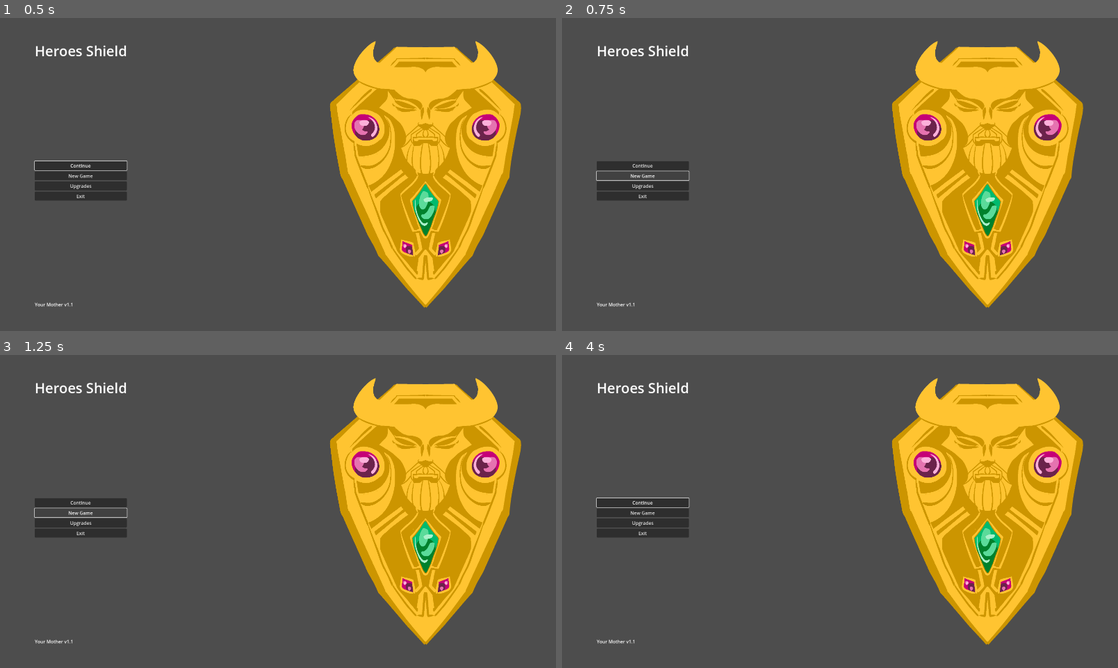
Above: before the commit, frames 1-4 (two rows, left to right).
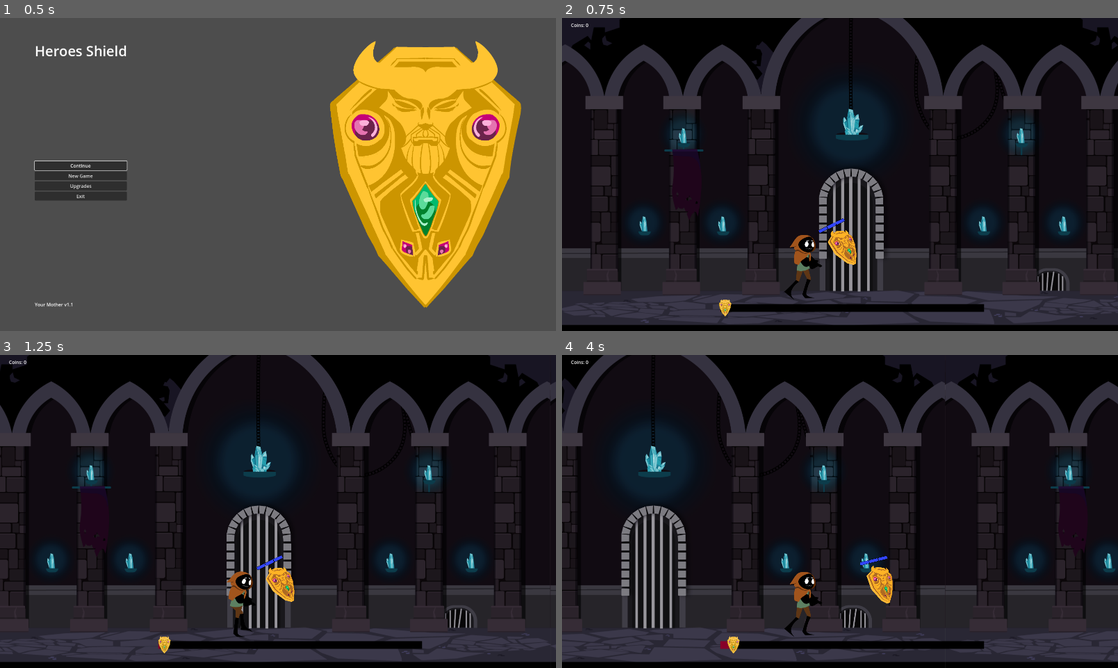
Above: after the commit, the same moments.

Repository: Cookie-Tin-Studios/Heroes-Shield
Game: Godot game, scene res://scenes/menu/main_menu.tscn
The game is run twice, just before and just after one commit, with the same random seed, the same clock (stepped at 60 frames per second) and the same inputs.
Inputs (mouse positions are in pixels of both pictures, inside the frame that each line leads up to):
- Up to frame 1 (0.5 s): no input
- Up to frame 2 (0.75 s): click "New Game" at 0.5 s
- Up to frame 3 (1.25 s): no input
- Up to frame 4 (4 s): click (645, 511) at 1.25 s, where only the run before the commit has a clickable "New Game"; click (645, 502) at 2 s, where only the run before the commit has a clickable "Continue"; click (645, 502) at 2.75 s, where only the run before the commit has a clickable "Continue"; move the mouse to (962, 495) at 3.52 s; hold Right (ui_right) from 3.53 s (still down); click (962, 495) at 3.6 s

Frame 1 is identical in both runs. In frame 2, 93% of the frame differs, in the area x 0-100%, y 0-100%; in frame 3, 93%; in frame 4, 93%.

Commit message:
Actually functional cool boss

Diff:
--- a/scenes/bosses/rail.tscn
+++ b/scenes/bosses/rail.tscn
@@ -3,13 +3,13 @@
 [ext_resource type="Script" path="res://scripts/rail.gd" id="1_5e4y0"]
 
 [node name="BounceHorizontal" type="StaticBody2D"]
-collision_layer = 4
-collision_mask = 4
+collision_layer = 5
+collision_mask = 5
 script = ExtResource("1_5e4y0")
 
 [node name="Line2D" type="Line2D" parent="."]
 default_color = Color(0.789549, 0.372853, 0, 1)
 
 [node name="CollisionShape2D" type="CollisionShape2D" parent="."]
-light_mask = 4
-visibility_layer = 4
+light_mask = 5
+visibility_layer = 5
--- a/scenes/main.tscn
+++ b/scenes/main.tscn
@@ -24,9 +24,6 @@
 
 [node name="Node2D" type="Node2D"]
 script = SubResource("GDScript_81rl6")
-
-[node name="boss1-part2" parent="." instance=ExtResource("7_cpj5h")]
-position = Vector2(2603, 621)
 
 [node name="Shield" parent="." instance=ExtResource("2_w3671")]
 z_index = 12
--- a/scripts/boss_1.gd
+++ b/scripts/boss_1.gd
@@ -9,6 +9,16 @@
 
 # Defines a scene to be used for the rails.
 var rail_scene = preload("res://scenes/bosses/rail.tscn")
+# Defines when we spawn each rail
+var top_rail_health: int
+var bottom_rail_health: int
+var rear_rail_health: int
+# Defines shooting stages
+var shoot_stage_1_health: int
+var shoot_stage_2_health: int
+# Controls fire rate for this scene
+var shots_until_fire = 0             # Internal counter
+@export var fire_interval = 2        # How many ticks to wait before firing again (tweak as needed)
 
 
 # Requried for modifying active animation in functions.
@@ -25,10 +35,14 @@
 	max_health = 10
 	coins_dropped = 10
 	# These variables are specific to this boss, for when to spawn the rails.
-
+	top_rail_health = 7
+	bottom_rail_health = 7
+	rear_rail_health = 3
+	# These variables are specific to this boss, for when to switch up the shooting methods.
+	shoot_stage_1_health = 7
+	shoot_stage_2_health = 5
 	# Connect the global tick signal so the bat shoots projectiles periodically.
 	global_tick.timeout.connect(_on_tick)
-	spawn_rails()
 
 func _physics_process(delta: float) -> void:
 	# This is for making the boss follow the velocity of the idiot, so it stays in a static location.
@@ -45,12 +59,35 @@
 func _on_tick() -> void:
 	# Trigger a projectile shot every time the global tick fires.
 	if health != 0:
-		shoot_projectile()
 		animated_sprite.play("idle")
+
+	shots_until_fire += 1
+
+	if shots_until_fire >= fire_interval:
+		shots_until_fire = 0  # Reset counter
+
+		# Shoot normally if health hasn't hit stage 1
+		if health > shoot_stage_1_health:
+			shoot_projectile()
+
+		# If health below stage 1 but above stage 2, run stage 1
+		if health <= shoot_stage_1_health and health > shoot_stage_2_health:
+			shoot_stage_1()
+
+		# If health equal or below stage 2, run stage 2.
+		if health <= shoot_stage_2_health:
+			shoot_stage_2()
 
 func when_hit() -> void:
 	if health != 0:
-		animated_sprite.play("on-hit")d
+		animated_sprite.play("on-hit")
+
+	if int(health) == top_rail_health:
+		spawn_top_rail()
+	if int(health) == bottom_rail_health:
+		spawn_bottom_rail()
+	if int(health) == rear_rail_health:
+		spawn_rear_rail()
 
 # Note that this overloads the parent die function. This is so that we can play the on-death animation for a second before dying.
 func die() -> void:
@@ -62,8 +99,8 @@
 	Globals.add_coins(coins_dropped) # Give the player however COINZ.
 	queue_free()  # Remove mob from the scene
 
-func spawn_rails() -> void:
-
+# Yeah, I know this is fuckin' stupid. Sue me.
+func spawn_bottom_rail() -> void:
 	# Haha bottom rail, me when the femboys are out be like
 	var bottom_rail = rail_scene.instantiate()
 	bottom_rail.start_pos = Vector2(-5000, 1000)
@@ -71,6 +108,8 @@
 	add_child(bottom_rail)
 	print("Top rail added")
 
+# Yeah, I know this is fuckin' stupid. Sue me.
+func spawn_rear_rail() -> void:
 	# Haha rear rail if you know what I mean homies
 	var rear_rail = rail_scene.instantiate()
 	rear_rail.start_pos = Vector2(-3500, 2000)
@@ -78,9 +117,51 @@
 	add_child(rear_rail)
 	print("Rear rail added")
 
+# Yeah, I know this is fuckin' stupid. Sue me.
+func spawn_top_rail() -> void:
 	# You thought the other ones were funny didn't you, you sick fuck
 	var top_rail = rail_scene.instantiate()
 	top_rail.start_pos = Vector2(-5000,-1000)
 	top_rail.end_pos = Vector2(1000, -1000)
 	add_child(top_rail)
 	print("Top rail added")
+
+# These directions are required for firing in the shoot_stage_X functions.
+var direction_nw = Vector2(-1, -1).normalized()
+var direction_sw = Vector2(-1,  1).normalized()
+var direction_w = Vector2(-1,  0).normalized()
+func shoot_stage_1() -> void:
+	# Put a lil' sauce on it. +-10 deg shoot angle for more chaos.
+	# Note that this will be re-randomized for every shot, intentionally, for extra bullshit.
+	var angle_offset = deg_to_rad(randf_range(-10.0, 10.0))
+
+	# North West projectile.
+	var final_direction_nw = direction_nw.rotated(angle_offset)
+	var projectile_nw = projectile_scene.instantiate()
+	projectile_nw.global_position = global_position
+	projectile_nw.linear_velocity = final_direction_nw * shooting_speed
+	get_tree().get_current_scene().add_child(projectile_nw)
+
+	# Get a fresh random +-10 deg angle for evil.
+	angle_offset = deg_to_rad(randf_range(-10.0, 10.0))
+	# South West projectile.
+	var final_direction_sw = direction_sw.rotated(angle_offset)
+	var projectile_sw = projectile_scene.instantiate()
+	projectile_sw.global_position = global_position
+	projectile_sw.linear_velocity = final_direction_sw * shooting_speed
+	get_tree().get_current_scene().add_child(projectile_sw)
+
+
+func shoot_stage_2() -> void:
+	# This func shoots a NW and SW projectile.
+	shoot_stage_1()
+	# Then we add a third, West projectile.
+
+	# Get a fresh random +-10 deg angle for evil.
+	var angle_offset = deg_to_rad(randf_range(-10.0, 10.0))
+	# South West projectile.
+	var final_direction_w = direction_w.rotated(angle_offset)
+	var projectile_w = projectile_scene.instantiate()
+	projectile_w.global_position = global_position
+	projectile_w.linear_velocity = final_direction_w * shooting_speed
+	get_tree().get_current_scene().add_child(projectile_w)
